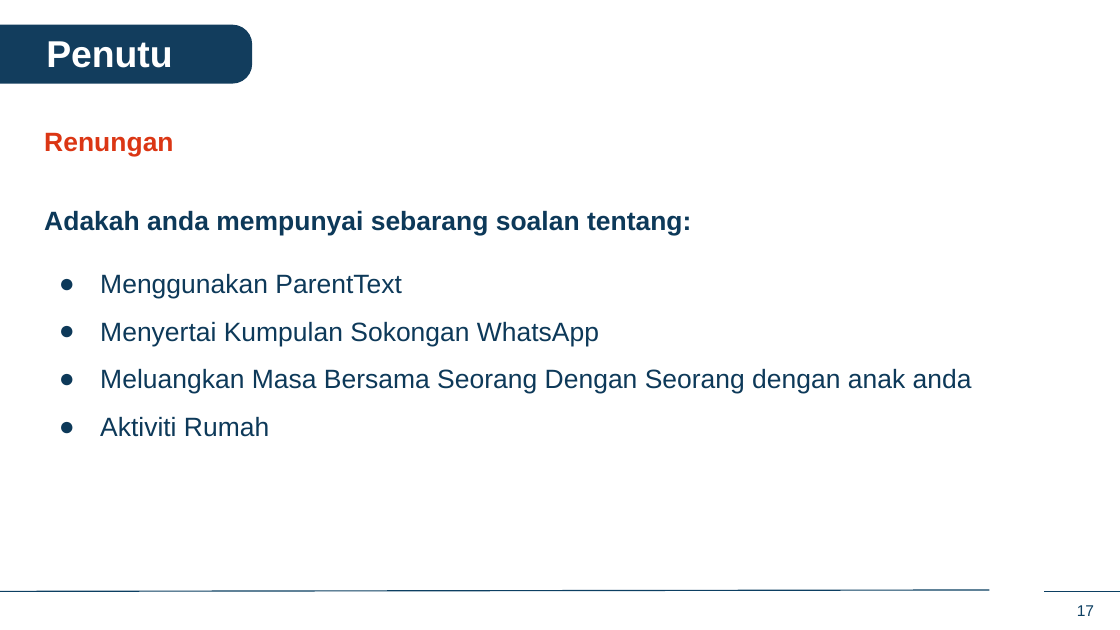
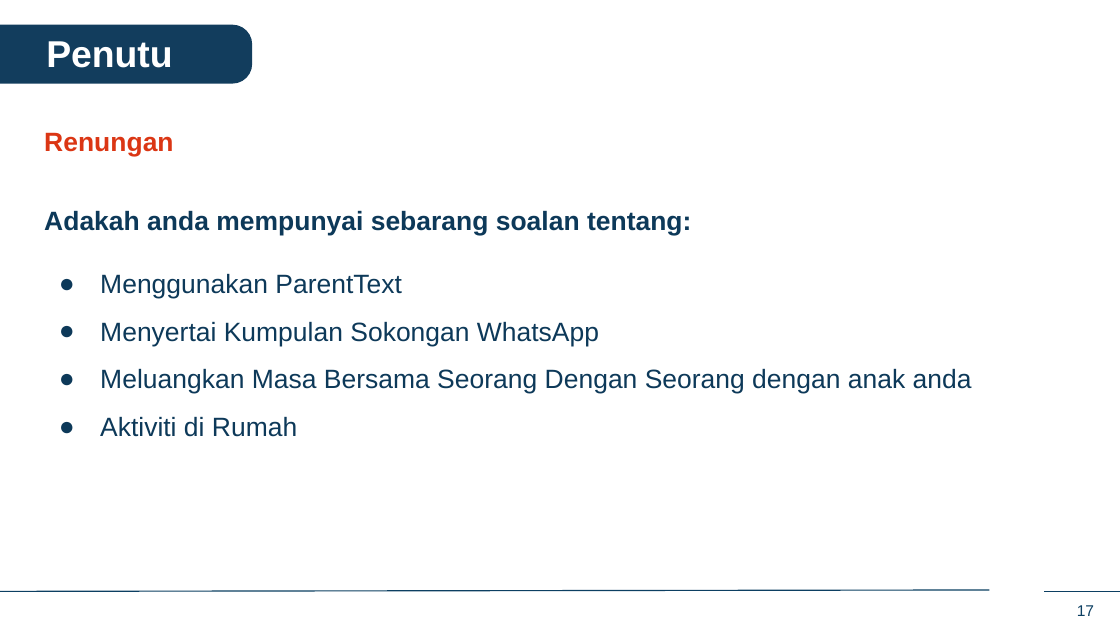
Before and after one commit to IDEMSInternational/plh-digital-content, a slide deck: slide 17 of translations/facilitator_app_malaysia/ms/ms_in_person_sessions.pptx. Drawn at 1120x630 pixels with LibreOffice and Linux fonts; fonts in the diff are those of the drawing; background and template pictures are left out. Boxes give left, top, right and bottom in pixels: in the first picture for what was removed or moved away, otherwise in the second. Text is boxed around its words. In the diff, an @@ line names an element or a change of style, - is before the commit and + after.

```diff
--- a/translations/facilitator_app_malaysia/ms/ms_in_person_sessions.pptx
+++ b/translations/facilitator_app_malaysia/ms/ms_in_person_sessions.pptx
@@ text at (x1=100, y1=416, x2=297, y2=437): text changed @@
-● Aktiviti Rumah
+● Aktiviti di Rumah
```
Also in this commit, not shown: 10 other slides changed.
